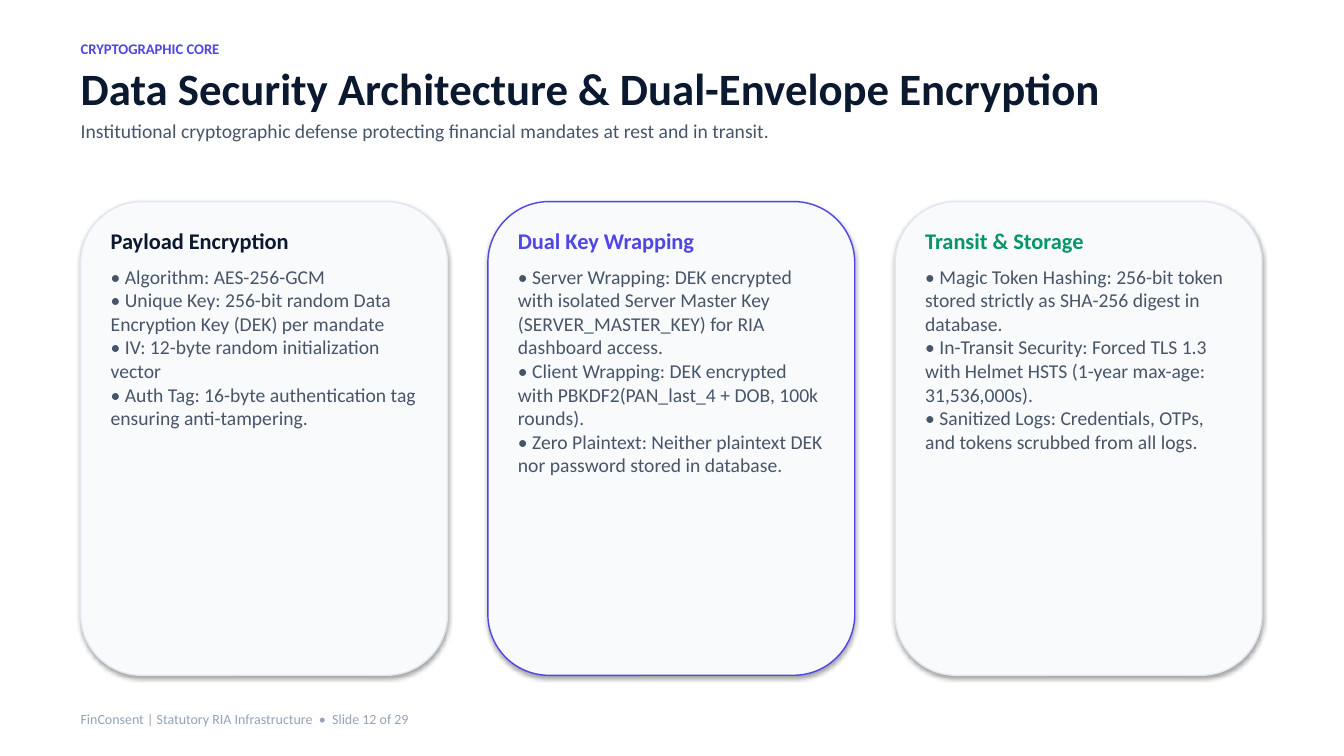
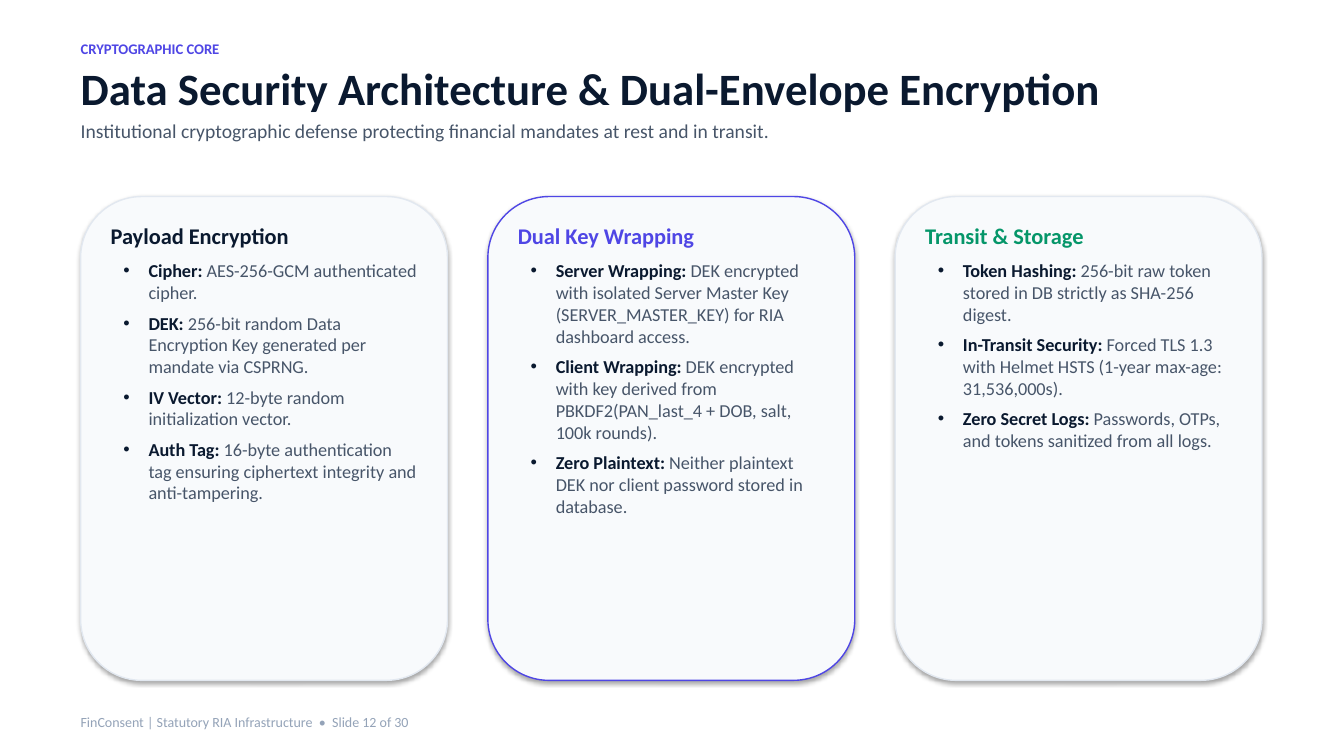
Before and after one commit to AtharvaSDeshpande/FinConsent, a slide deck: slide 12 of FinConsent-Client-Presentation.pptx. Drawn at 1344x756 pixels with LibreOffice and Linux fonts; fonts in the diff are those of the drawing. Boxes give left, top, right and bottom in pixels: in the first picture for what was removed or moved away, otherwise in the second. Text is boxed around its words. In the diff, an @@ line names an element or a change of style, - is before the commit and + after.

```diff
--- a/FinConsent-Client-Presentation.pptx
+++ b/FinConsent-Client-Presentation.pptx
@@ rounded rectangle: place and size @@
-rounded rectangle at bbox=[81, 202, 448, 676]
+rounded rectangle at bbox=[81, 197, 448, 681]
@@ rounded rectangle: place and size @@
-rounded rectangle at bbox=[488, 202, 855, 676]
+rounded rectangle at bbox=[488, 197, 855, 681]
@@ rounded rectangle: place and size @@
-rounded rectangle at bbox=[895, 202, 1262, 676]
+rounded rectangle at bbox=[895, 197, 1262, 681]
@@ text at bbox=[149, 264, 417, 502]: text changed; size 14 to 13 pt @@
-• Algorithm: AES-256-GCM
-• Unique Key: 256-bit random Data Encryption Key (DEK) per mandate
-• IV: 12-byte random initialization vector
-• Auth Tag: 16-byte authentication tag ensuring anti-tampering.
+• Cipher: AES-256-GCM authenticated cipher.
+• DEK: 256-bit random Data Encryption Key generated per mandate via CSPRNG.
+• IV Vector: 12-byte random initialization vector.
+• Auth Tag: 16-byte authentication tag ensuring ciphertext integrity and anti-tampering.
@@ text at bbox=[556, 264, 803, 513]: text changed; size 14 to 13 pt @@
-• Server Wrapping: DEK encrypted with isolated Server Master Key (SERVER_MASTER_KEY) for RIA dashboard access.
-• Client Wrapping: DEK encrypted with PBKDF2(PAN_last_4 + DOB, 100k rounds).
-• Zero Plaintext: Neither plaintext DEK nor password stored in database.
+• Server Wrapping: DEK encrypted with isolated Server Master Key (SERVER_MASTER_KEY) for RIA dashboard access.
+• Client Wrapping: DEK encrypted with key derived from PBKDF2(PAN_last_4 + DOB, salt, 100k rounds).
+• Zero Plaintext: Neither plaintext DEK nor client password stored in database.
@@ text at bbox=[963, 264, 1222, 450]: text changed; size 14 to 13 pt @@
-• Magic Token Hashing: 256-bit token stored strictly as SHA-256 digest in database.
-• In-Transit Security: Forced TLS 1.3 with Helmet HSTS (1-year max-age: 31,536,000s).
-• Sanitized Logs: Credentials, OTPs, and tokens scrubbed from all logs.
+• Token Hashing: 256-bit raw token stored in DB strictly as SHA-256 digest.
+• In-Transit Security: Forced TLS 1.3 with Helmet HSTS (1-year max-age: 31,536,000s).
+• Zero Secret Logs: Passwords, OTPs, and tokens sanitized from all logs.
@@ text at bbox=[81, 717, 408, 729]: text changed @@
-FinConsent | Statutory RIA Infrastructure • Slide 12 of 29
+FinConsent | Statutory RIA Infrastructure • Slide 12 of 30
```
Also in this commit, not shown: 28 other slides changed, 1 slide added, 27 other files.
